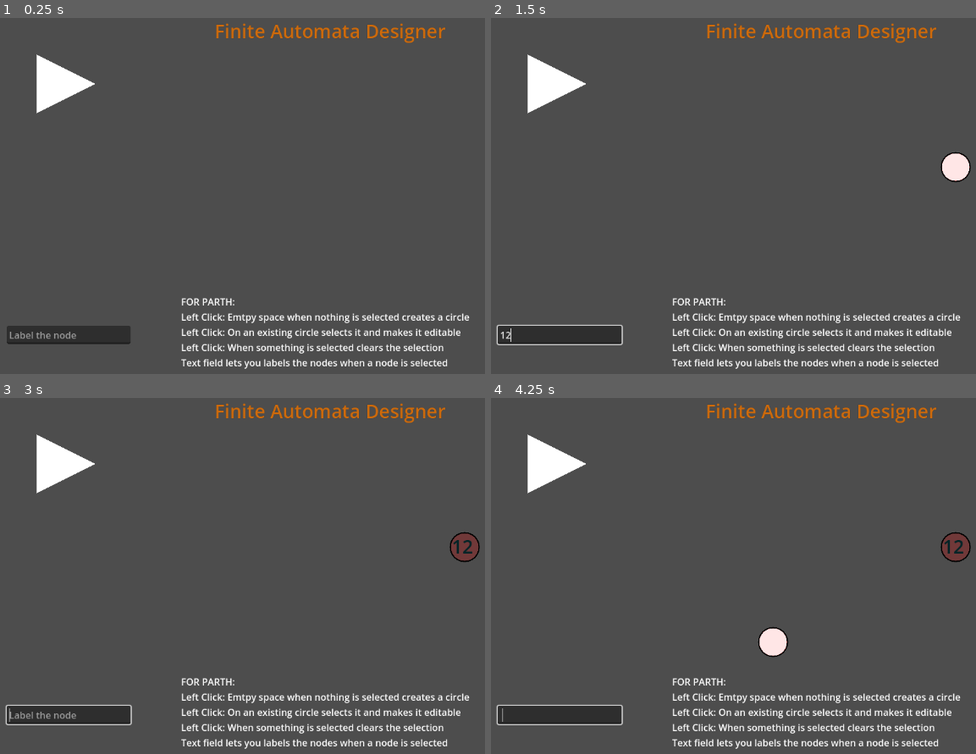
Above: before the commit, frames 1-4 (two rows, left to right).
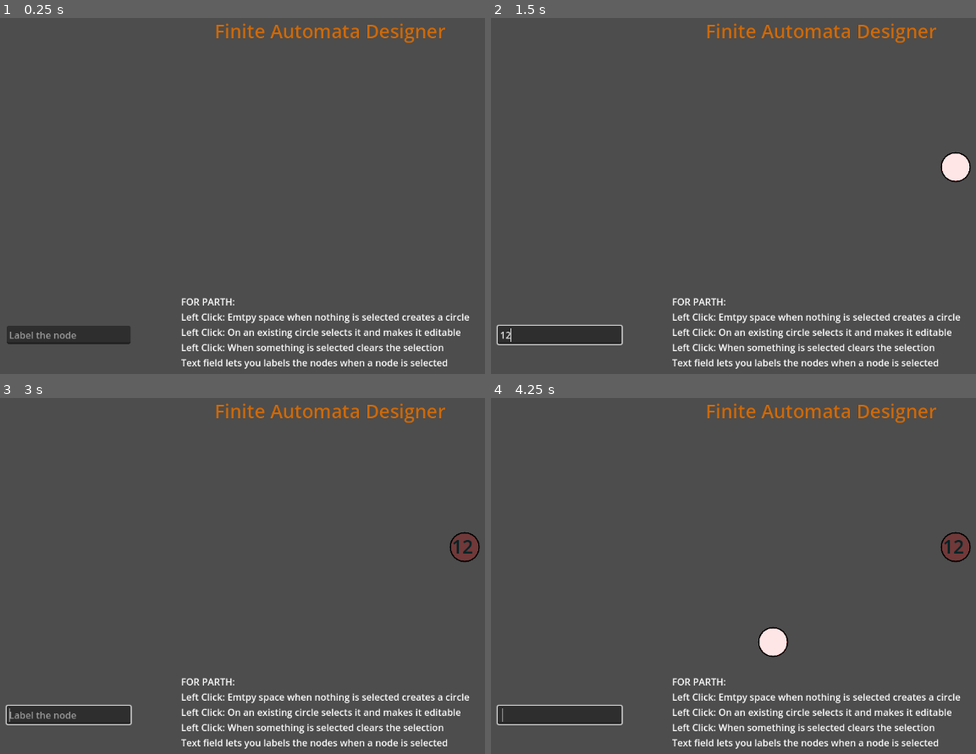
Above: after the commit, the same moments.

Repository: ParthP22/FiniteAutomataDesigner
Game: Godot game, scene res://main.tscn
Two runs of this game, one before a commit and one after it. Both use one fixed random seed, a clock stepped at 60 frames per second and the inputs below.
Inputs (mouse positions are in pixels of both pictures, inside the frame that each line leads up to):
- Up to frame 1 (0.25 s): no input
- Up to frame 2 (1.5 s): click (558, 334) at 0.52 s; type "12" at 0.6 s; tap Enter at 1.25 s; move the mouse to (956, 167) at 1.27 s; press the mouse at (956, 167) at 1.28 s
- Up to frame 3 (3 s): tap Space at 2 s; move the mouse to (465, 547) at 2.02 s; release the mouse at (465, 547) at 2.03 s; tap Shift (shift_right_click) at 2.1 s; click (465, 547) at 2.17 s; tap Enter at 2.75 s; move the mouse to (383, 483) at 2.77 s; press the mouse at (383, 483) at 2.78 s
- Up to frame 4 (4.25 s): tap Space at 3.5 s; move the mouse to (772, 640) at 3.52 s; release the mouse at (772, 640) at 3.53 s; tap Shift (shift_right_click) at 3.6 s; click (772, 640) at 3.67 s

The runs differ from the first frame. In frame 1, 1.0% of the frame differs, in the area x 7-20%, y 10-27%; in frame 2, 1.0%; in frame 3, 1.0%; in frame 4, 1.0%.

Commit message:
Arrows point to another node but not to self yet

Diff:
--- a/finite-automata-designer/arrow.gd
+++ b/finite-automata-designer/arrow.gd
@@ -5,12 +5,15 @@
 var end_node: RigidBody2D = null
 
 var arrow_head = Polygon2D.new()
-var arrow_shaft = Polygon2D.new()
+var arrow_shaft = Line2D.new()
 
 func _ready():
-	add_child(arrow_head)  # Ensure Polygon2D is part of the scene
+	add_child(arrow_shaft)
+	arrow_shaft.default_color = Color(1, 1, 1, 1)  # White color for visibility
+	arrow_shaft.width = 2
+
+	add_child(arrow_head)
 	arrow_head.color = Color(1, 0, 0, 1)  # Red color for visibility
-
 
 func _process(delta):
 	if start_node and end_node:
@@ -19,13 +22,34 @@
 func update_arrow():
 	var start_pos = start_node.global_position
 	var end_pos = end_node.global_position
+	var distance = start_pos.distance_to(end_pos)
+	# Offset start and end positions to prevent overlap with circles
+	var t1 = node_rad / distance
+	var t2 = node_rad / distance
 
-	var distance = end_pos.distance_to(start_pos)
-	print(distance)
+	var x1 = (1 - t1) * start_pos.x + t1 * end_pos.x
+	var y1 = (1 - t1) * start_pos.y + t1 * end_pos.y
+	var x2 = (1 - t2) * end_pos.x + t2 * start_pos.x
+	var y2 = (1 - t2) * end_pos.y + t2 * start_pos.y
 
-	var t1 = preload("res://filler.tscn").instantiate()
-	var t2 = preload("res://filler.tscn").instantiate()
-	t1.position = start_pos
-	t2.position = end_pos
-	add_child(t1)
-	add_child(t2)
+	var adjusted_start = Vector2(x1, y1)
+	var adjusted_end = Vector2(x2, y2)
+
+	# Find a point 5 pixels away from the adjusted end point
+	var t3 = 10 / adjusted_start.distance_to(adjusted_end)
+	var x3 = (1 - t3) * x2 + t3 * x1
+	var y3 = (1 - t3) * y2 + t3 * y1
+	var arrow_tip = Vector2(x3, y3)
+
+	# Find perpendicular direction for arrowhead
+	var direction = (adjusted_end - adjusted_start).normalized()
+	var perp_direction = Vector2(-direction.y, direction.x) * 5
+
+	var perp_start = arrow_tip - perp_direction
+	var perp_end = arrow_tip + perp_direction
+
+	# Update shaft (main line)
+	arrow_shaft.points = [adjusted_start, arrow_tip]
+
+	# Update arrowhead
+	arrow_head.polygon = PackedVector2Array([perp_start, adjusted_end, perp_end])
--- a/finite-automata-designer/main.gd
+++ b/finite-automata-designer/main.gd
@@ -7,13 +7,6 @@
 # Called when the node enters the scene tree for the first time.
 func _ready():
 	_text_field = get_child(1).get_child(1)
-	var arrow_node = Polygon2D.new()
-	arrow_node.polygon = PackedVector2Array([
-		Vector2(100,  100),
-		Vector2(100, 200),
-		Vector2(200, 150)
-	])
-	add_child(arrow_node)
 #
 # Called every frame. 'delta' is the elapsed time since the previous frame.
 func _process(delta):
